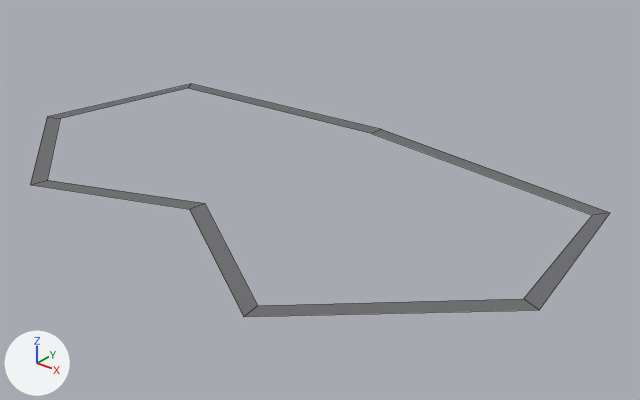
Two versions of the Blender file BlenderPipeline/export/world_tracks/ironclad-technical-circuit.blend, one commit apart.
Rendered twice from a 50 mm camera at (266.0, -384.0, 183.0) aimed at (20.0, -76.0, -8.0). Lighting does not change. The marker at lower left points along +X, +Y and +Z. The picture after the commit comes second. Mesh edges are drawn as thin lines.

Objects in the first picture: 'ironclad-technical-circuit'.
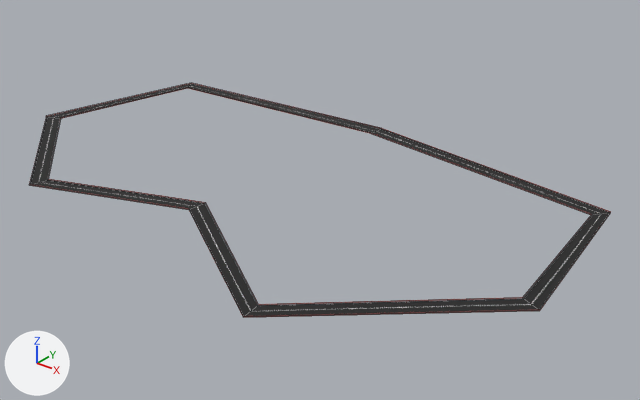
What differs and where, as boxes [x1, y1, x2, y2] in the pictures (640 x 400 px):
'ironclad-technical-circuit', recoloured, surface changed
    both: [30, 84, 609, 316]
'ironclad-technical-circuit_barrier_left', added
    after: [29, 83, 611, 317]
'ironclad-technical-circuit_barrier_right', added
    after: [48, 88, 592, 305]

The change, as a list of edits to the scene's bpy script:
```text
Change me_ironclad_technical_circuit_mesh:
    where me_ironclad_technical_circuit_mesh.from_pydata(...)  # 16 vertices, 8 faces; spans x -164.0..154.0, y -184.0..4.0, z 0.0
    remove me_ironclad_technical_circuit_mesh.materials.append(mat_ironclad_technical_circuit_road)  # grey #6c6c6f
    me_ironclad_technical_circuit_mesh part 1: texture (UV) coordinates changed
    add me_ironclad_technical_circuit_mesh.materials.append(mat_ironclad_technical_circuit_road_mat)  # picture img_ironclad_technical_circuit_asphalt
Add me_ironclad_technical_circuit_barrier_right_mesh:
    me_ironclad_technical_circuit_barrier_right_mesh.from_pydata([(0.0, -5.0, 0.0), (0.0, -5.0, 0.0), (-137.0, -14.0, 0.0), (-137.0, -14.0, 0.0), (-155.0, -98.0, 0.0), (-155.0, -98.0, 0.0), (-89.0, -155.0, 0.0), (-89.0, -155.0, 0.0), (-9.0, -125.0, 0.0), (-9.0, -125.0, 0.0), (69.0, -175.0, 0.0), (69.0, -175.0, 0.0), (146.0, -108.0, 0.0), (146.0, -108.0, 0.0), (137.0, -24.0, 0.0), (137.0, -24.0, 0.0)], [], [(0, 2, 3, 1), (2, 4, 5, 3), (4, 6, 7, 5), (6, 8, 9, 7), (8, 10, 11, 9), (10, 12, 13, 11), (12, 14, 15, 13), (14, 0, 1, 15)])
    me_ironclad_technical_circuit_barrier_right_mesh.materials.append(mat_ironclad_technical_circuit_barrier_mat)  # picture img_ironclad_technical_circuit_barrier_stripe
Add me_ironclad_technical_circuit_barrier_left_mesh:
    me_ironclad_technical_circuit_barrier_left_mesh.from_pydata([(0.0, 5.0, 0.0), (0.0, 5.0, 0.0), (-143.0, -6.0, 0.0), (-143.0, -6.0, 0.0), (-165.0, -102.0, 0.0), (-165.0, -102.0, 0.0), (-91.0, -165.0, 0.0), (-91.0, -165.0, 0.0), (-11.0, -135.0, 0.0), (-11.0, -135.0, 0.0), (71.0, -185.0, 0.0), (71.0, -185.0, 0.0), (154.0, -112.0, 0.0), (154.0, -112.0, 0.0), (143.0, -16.0, 0.0), (143.0, -16.0, 0.0)], [], [(0, 2, 3, 1), (2, 4, 5, 3), (4, 6, 7, 5), (6, 8, 9, 7), (8, 10, 11, 9), (10, 12, 13, 11), (12, 14, 15, 13), (14, 0, 1, 15)])
    me_ironclad_technical_circuit_barrier_left_mesh.materials.append(mat_ironclad_technical_circuit_barrier_mat)  # picture img_ironclad_technical_circuit_barrier_stripe
Add ob_ironclad_technical_circuit_barrier_right:
    ob_ironclad_technical_circuit_barrier_right = bpy.data.objects.new('ironclad-technical-circuit_barrier_right', me_ironclad_technical_circuit_barrier_right_mesh)
    ob_ironclad_technical_circuit_barrier_right.location = (0.0, 0.0, 0.0)
Add ob_ironclad_technical_circuit_barrier_left:
    ob_ironclad_technical_circuit_barrier_left = bpy.data.objects.new('ironclad-technical-circuit_barrier_left', me_ironclad_technical_circuit_barrier_left_mesh)
    ob_ironclad_technical_circuit_barrier_left.location = (0.0, 0.0, 0.0)
```
